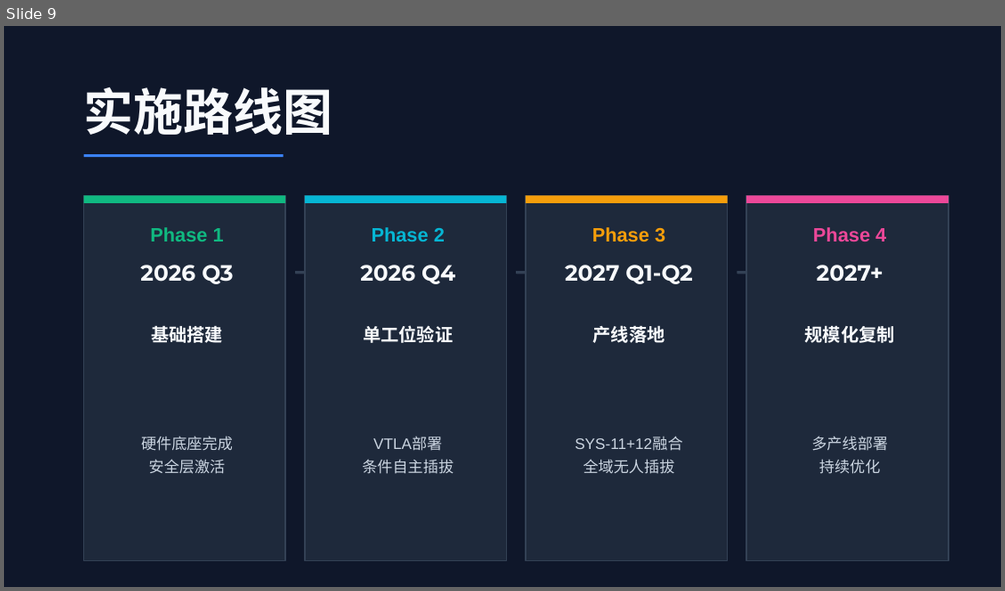
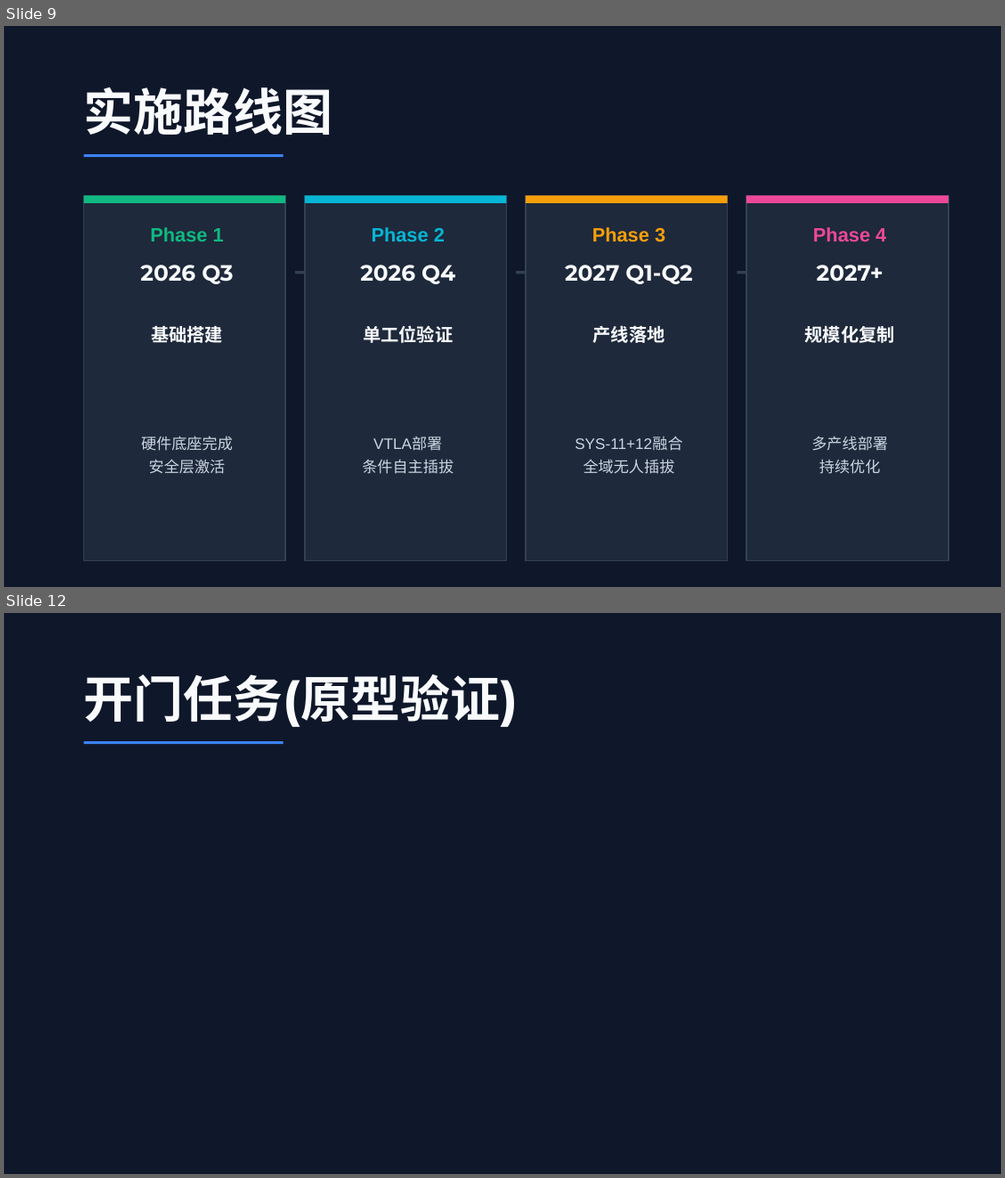
Before and after one commit to MikeBMW/lerobot-smolvla-lew, a slide deck: docs/L1-Z-MAX产品发布-v1.0.4.pptx. Shown one above the other, each under a label of ours: slide 9 before the commit, slides 9 and 12 after it; the slides between them are not shown. The pictures are 1005x591 and 1005x1178 pixels, drawn with LibreOffice and Linux fonts; fonts in the diff are those of the drawing. Boxes give left, top, right and bottom in pixels: in the first picture for what was removed or moved away, otherwise in the second. Text is boxed around its words. In the diff, an @@ line names an element or a change of style, - is before the commit and + after.

```diff
--- a/docs/L1-Z-MAX产品发布-v1.0.4.pptx
+++ b/docs/L1-Z-MAX产品发布-v1.0.4.pptx
@@ slide 12 added at (x1=4, y1=613, x2=1001, y2=1174), background #0F172A @@
@@ text added at (x1=84, y1=674, x2=518, y2=727), 36 pt, text #F8FAFC, bold @@
+开门任务(原型验证)
@@ line added from (84, 743) to (283, 743), #3B82F6 2 pt @@
```
Also in this commit, not shown: 2 other slides added, 1 other file.
